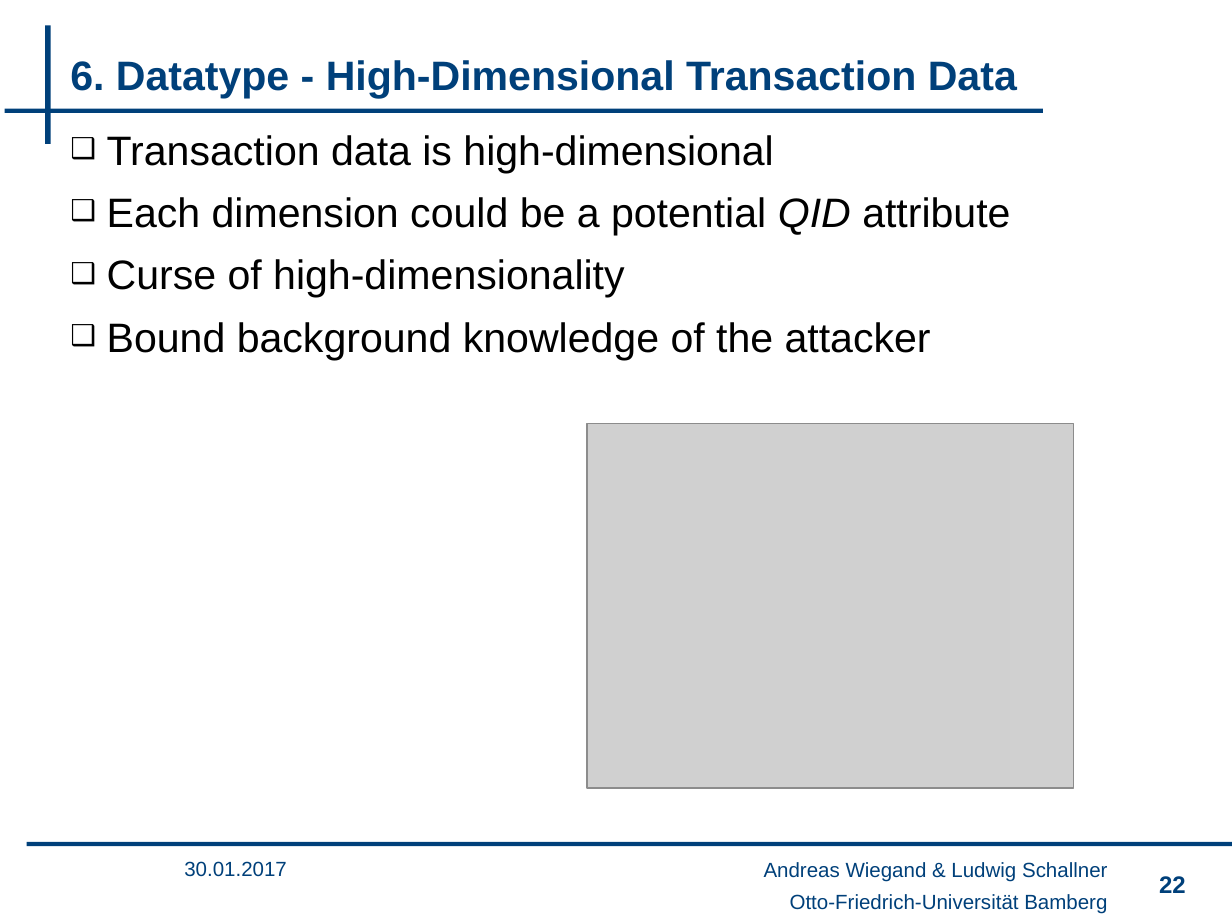
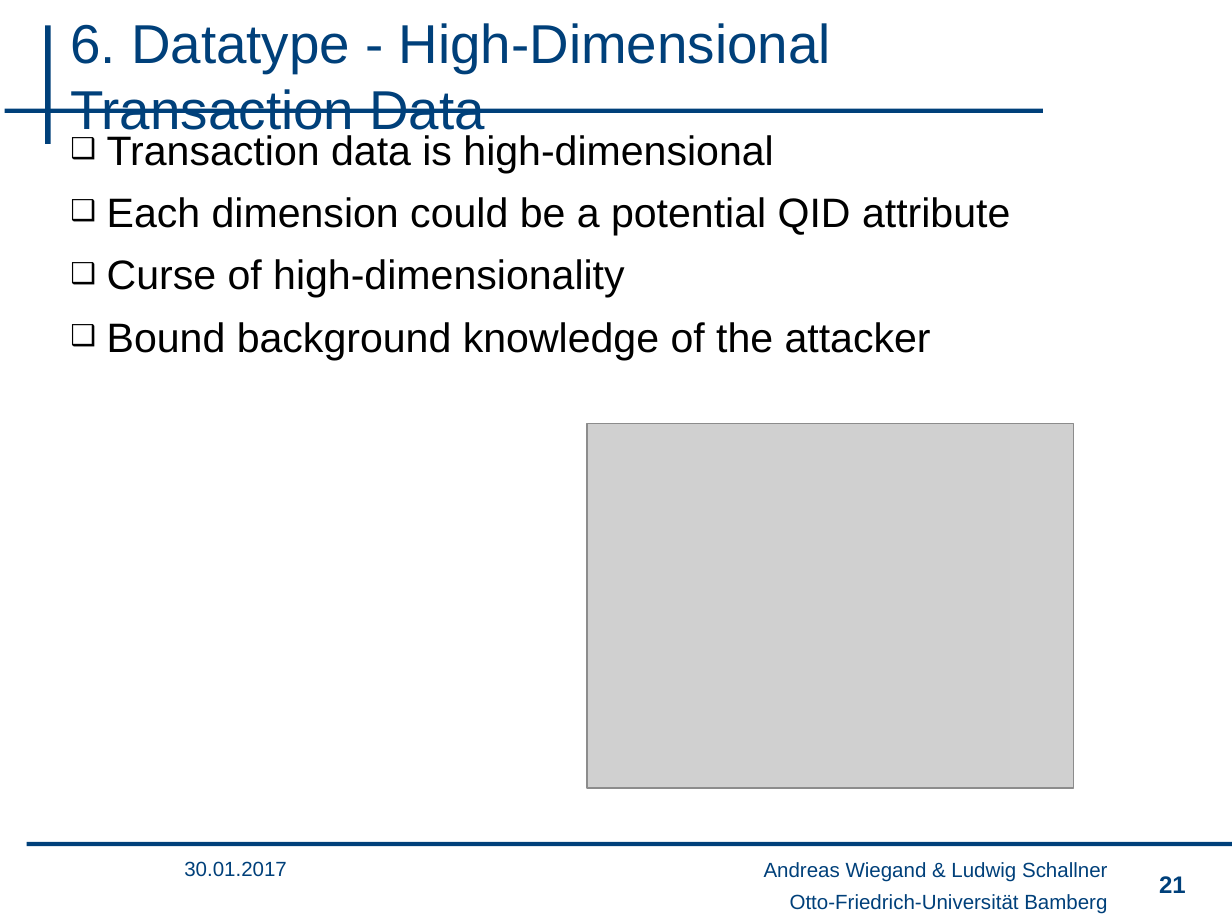
Before and after one commit to wsgan001/PSI-MSem, a slide deck: slide 21 of presentation/sicherheits_final_anV3.pptx (slide 22 before the commit). Drawn at 1232x924 pixels with LibreOffice and Linux fonts; fonts in the diff are those of the drawing; grey boxes stand for pictures; background and template pictures are left out. Boxes give left, top, right and bottom in pixels: in the first picture for what was removed or moved away, otherwise in the second. Text is boxed around its words. In the diff, an @@ line names an element or a change of style, - is before the commit and + after.

```diff
--- a/presentation/sicherheits_final_anV3.pptx
+++ b/presentation/sicherheits_final_anV3.pptx
@@ title "6. Datatype - High-Dimensional Transaction ..." at [70,23,831,139]: size 24 to 32 pt, bold off @@
@@ text at [107,197,1010,235]: italic off in "QID" @@
@@ page number at [1159,876,1186,893]: text changed @@
-22
+21
```
Also in this commit, not shown: 6 other slides changed, 1 slide removed.
